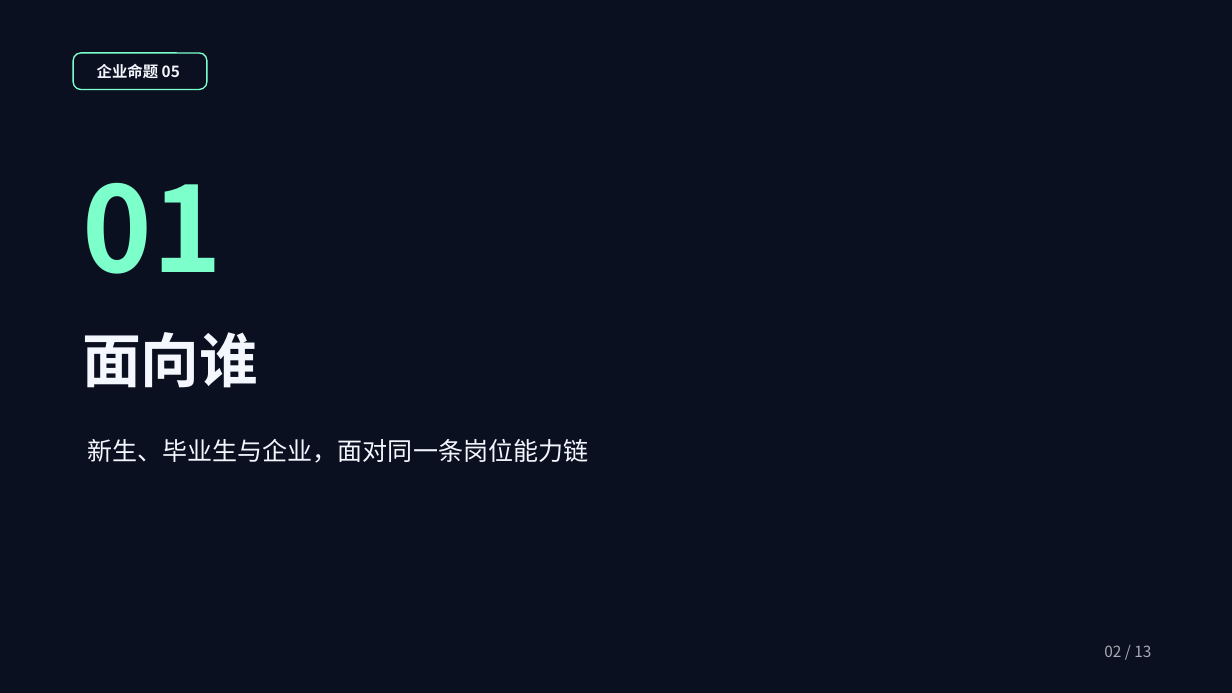
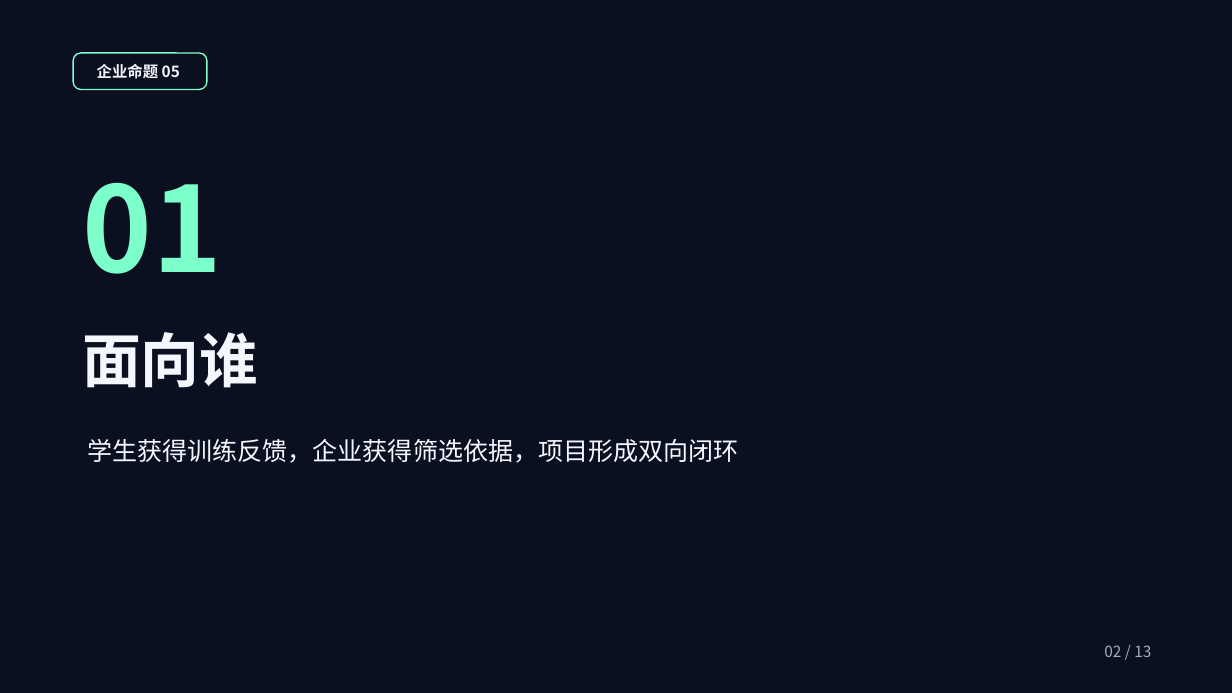
Before and after one commit to a1610064859-beep/ai_interview_hub, a slide deck: slide 2 of deliverables/项目验收汇报_极光版.pptx. Drawn at 1232x693 pixels with LibreOffice and Linux fonts; fonts in the diff are those of the drawing; background and template pictures are left out. Boxes give left, top, right and bottom in pixels: in the first picture for what was removed or moved away, otherwise in the second. Text is boxed around its words. In the diff, an @@ line names an element or a change of style, - is before the commit and + after.

Commit message:
T11: 按批注修订项目介绍并同步PDF

```diff
--- a/deliverables/项目验收汇报_极光版.pptx
+++ b/deliverables/项目验收汇报_极光版.pptx
@@ text at box(87, 439, 739, 463): text changed @@
-新生、毕业生与企业，面对同一条岗位能力链
+学生获得训练反馈，企业获得筛选依据，项目形成双向闭环
```
Also in this commit, not shown: 9 other slides changed, 2 slides added, 2 slides removed, 1 other file.
